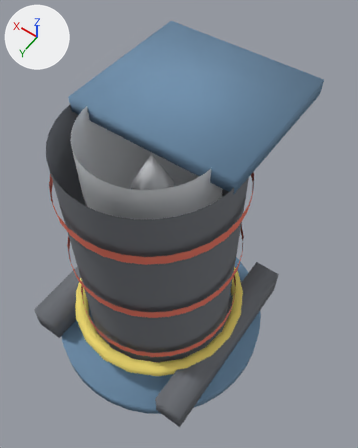
The OBJ model src/main/resources/assets/apexballistics/models/block/slbm_tube.obj, before and after one commit.
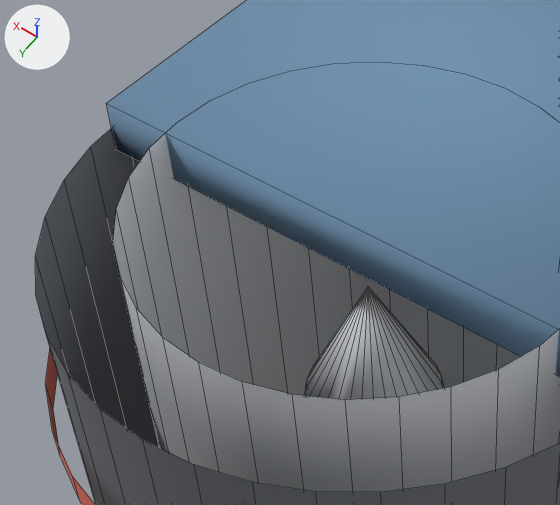
Each version is shown whole from a camera (50 mm lens) standing at (-0.246, 0.39, 2.203) and looking at (0.471, -0.613, 0.626), then close up on the part from 10% to 59% of the width and 14% to 50% of the height. The axes (+X, +Y, +Z) are drawn at upper left. The lights are the same throughout. The first two pictures are the older version. The close-ups show mesh edges as thin lines. Where no turn or scale is listed for an object, it has been applied to the vertices. Vertices at exactly the same position are counted once.

The older version as bpy lines, for what is in view:
```python
me_slbm_tube = bpy.data.meshes.new('slbm_tube')
me_slbm_tube.from_pydata(...)  # 1088 vertices, 838 faces; spans x 0.02..0.98, y -1.05..-0.02, z 0.0..1.18
me_slbm_tube.polygons.foreach_set('use_smooth', [True] * 838)
# faces by material slot: [170, 296, 116, 96, 160]
me_slbm_tube.materials.append(mat_navy)  # its picture is missing
me_slbm_tube.materials.append(mat_dark)  # its picture is missing
me_slbm_tube.materials.append(mat_body)  # its picture is missing
me_slbm_tube.materials.append(mat_accent)  # its picture is missing
me_slbm_tube.materials.append(mat_yellow)  # its picture is missing
ob_slbm_tube = bpy.data.objects.new('slbm_tube', me_slbm_tube)
ob_slbm_tube.location = (0.0, 0.0, 0.0)
```
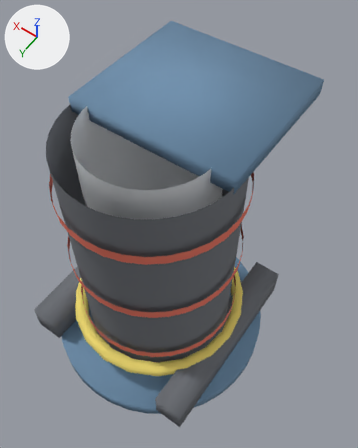
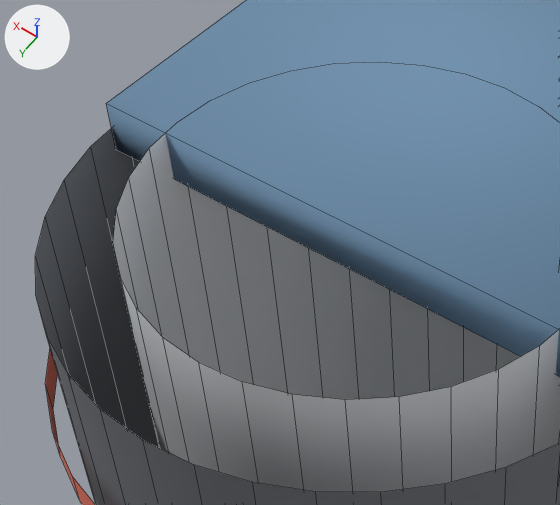
Edits to the scene script, one JSON object a line:
```json
{"block": "me_slbm_tube", "where": "# used by ob_slbm_tube; location = (0.0, 0.0, 0.0)"}
{"op": "remove", "block": "me_slbm_tube", "code": "me_slbm_tube.from_pydata(...)  # 1088 vertices, 838 faces; spans x 0.02..0.98, y -1.05..-0.02, z 0.0..1.18"}
{"op": "add", "block": "me_slbm_tube", "code": "me_slbm_tube.from_pydata(...)  # 608 vertices, 480 faces; spans x 0.02..0.98, y -1.05..-0.02, z 0.0..1.18"}
{"block": "me_slbm_tube", "change": "me_slbm_tube part 1: 7 loose pieces with 480 vertices, spanning x 0.396..0.604, y -0.612..-0.396, z 0.042..1.083, are deleted"}
```

Changed parts and their boxes (x1, y1, x2, y2) in the close-ups (560 x 505 px):
```json
{"part": 1, "of": "me_slbm_tube", "change": "deleted", "before": [304, 287, 444, 400]}
```
